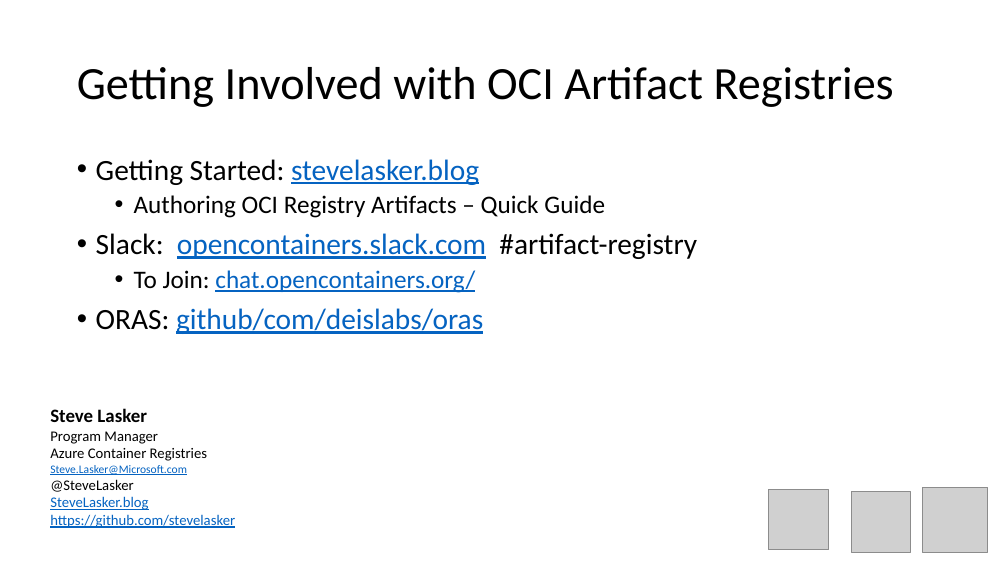
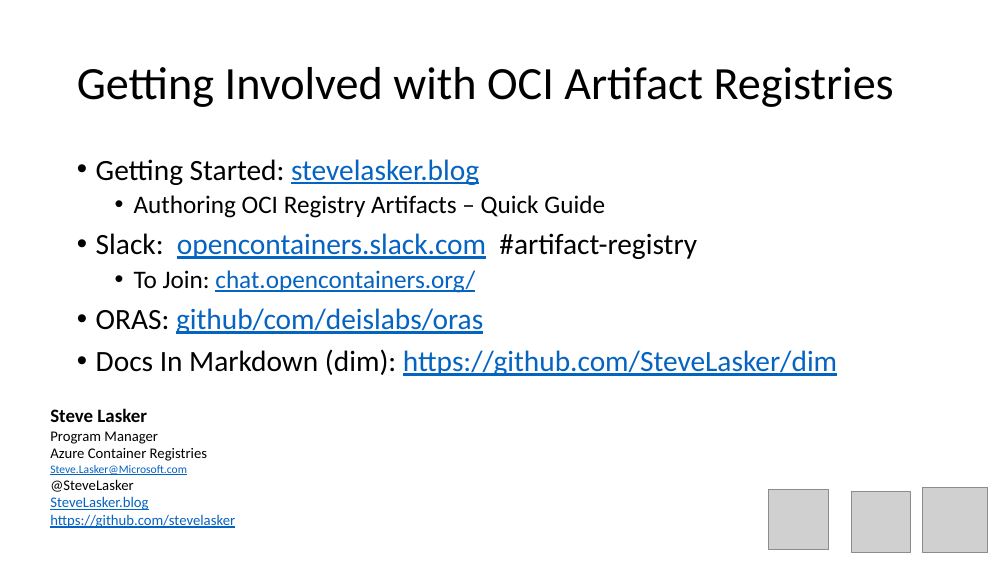
Before and after one commit to SteveLasker/Presentations, a slide deck: slide 32 of ACR/OCIArtifactRegistries.pptm. Drawn at 1008x567 pixels with LibreOffice and Linux fonts; fonts in the diff are those of the drawing; grey boxes stand for pictures. Boxes give left, top, right and bottom in pixels: in the first picture for what was removed or moved away, otherwise in the second. Text is boxed around its words. In the diff, an @@ line names an element or a change of style, - is before the commit and + after.

Commit message:
OCI Artifact Registry Updates

```diff
--- a/ACR/OCIArtifactRegistries.pptm
+++ b/ACR/OCIArtifactRegistries.pptm
@@ text at (x1=96, y1=349, x2=837, y2=376): paragraph added @@
+• Docs In Markdown (dim): https://github.com/SteveLasker/dim
```
